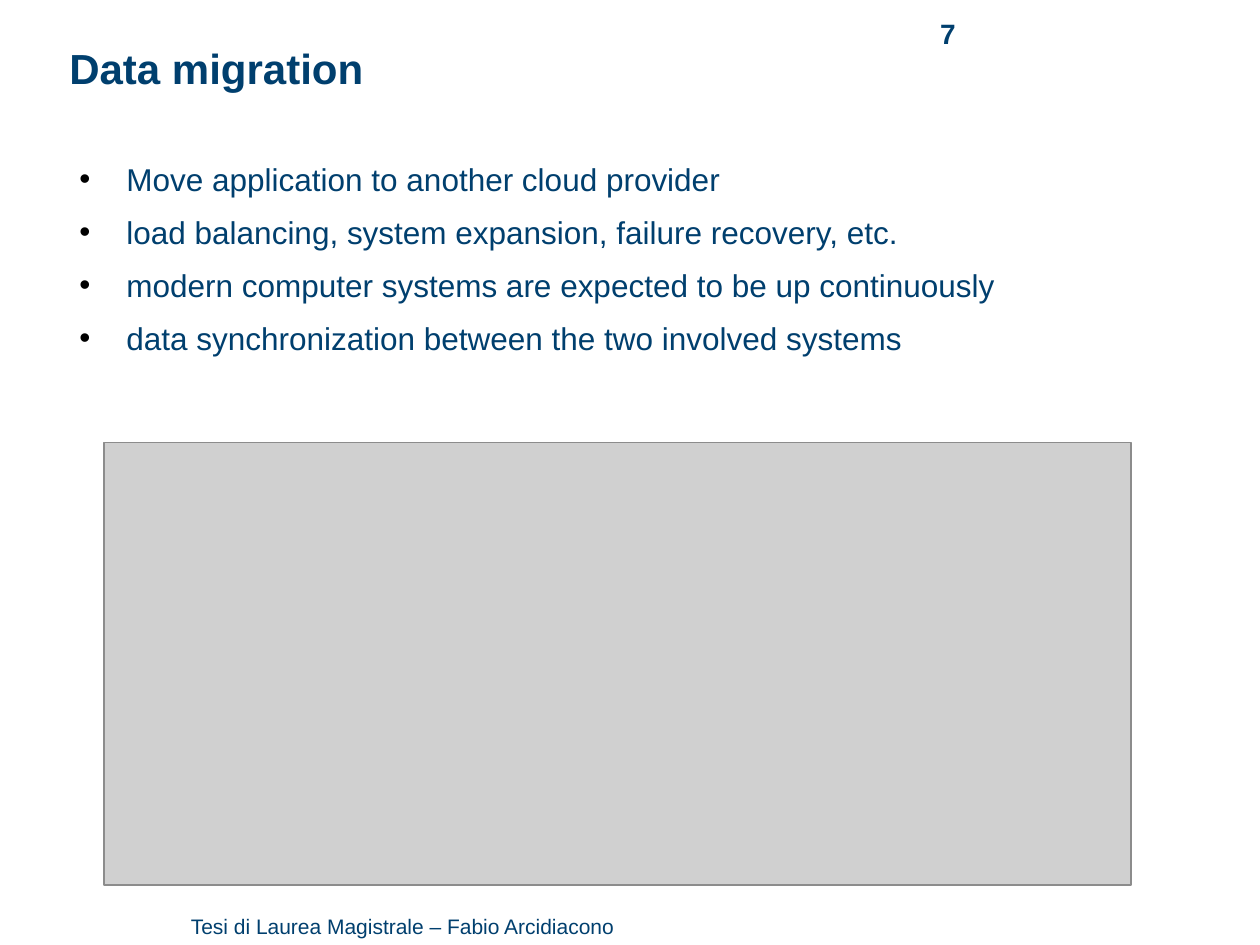
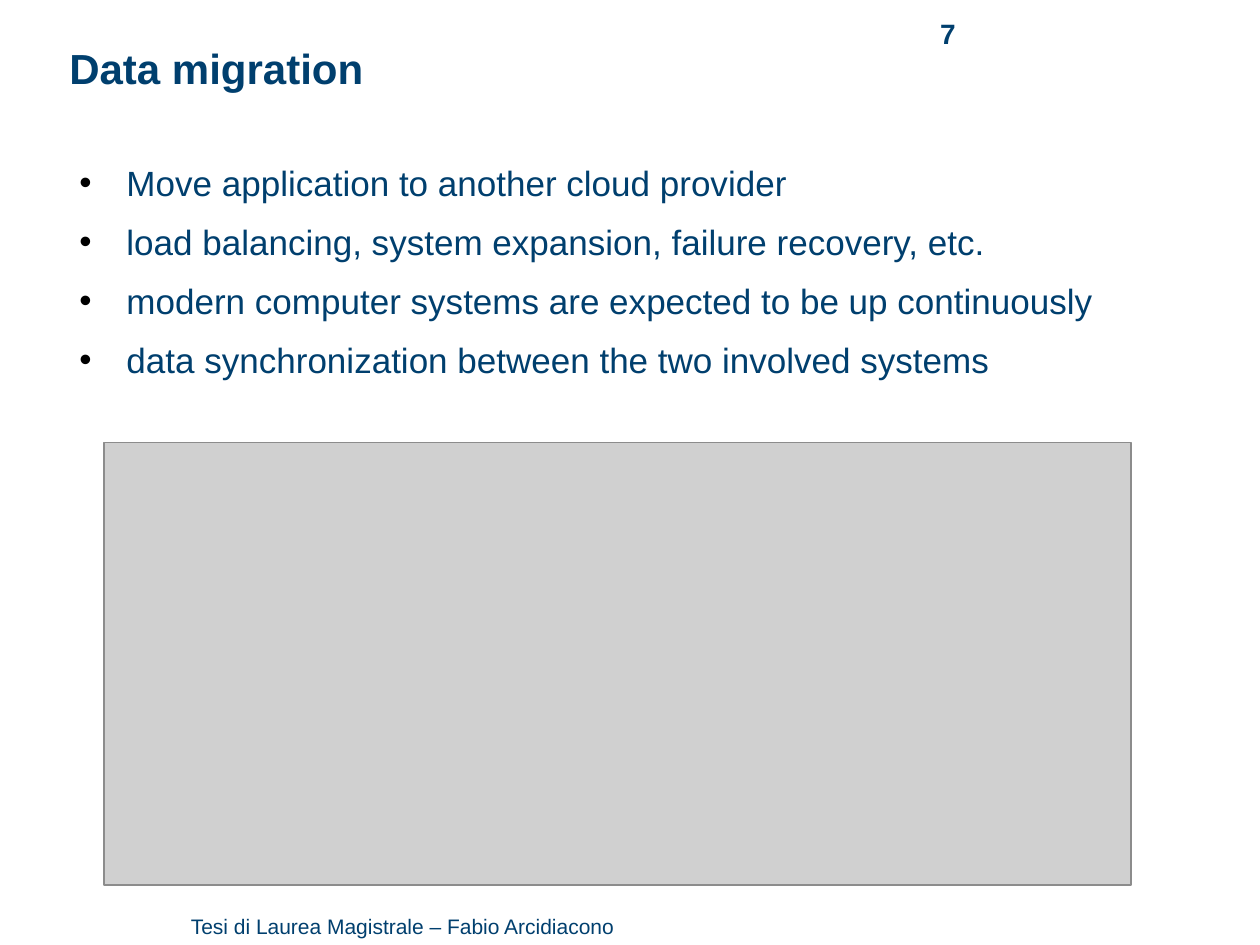
Before and after one commit to arci/thesis, a slide deck: slide 7 of presentation/ThesisPresentation.ppt. Drawn at 1260x945 pixels with LibreOffice and Linux fonts; fonts in the diff are those of the drawing; grey boxes stand for pictures; background and template pictures are left out. Boxes give left, top, right and bottom in pixels: in the first picture for what was removed or moved away, otherwise in the second. Text is boxed around its words. In the diff, an @@ line names an element or a change of style, - is before the commit and + after.

```diff
--- a/presentation/ThesisPresentation.ppt
+++ b/presentation/ThesisPresentation.ppt
@@ text "Move application to another cloud ..." at [126,170,1092,379]: size 18 to 20 pt @@
```
Also in this commit, not shown: 4 other slides changed, 1 slide added, 4 slides removed, 1 other file.
